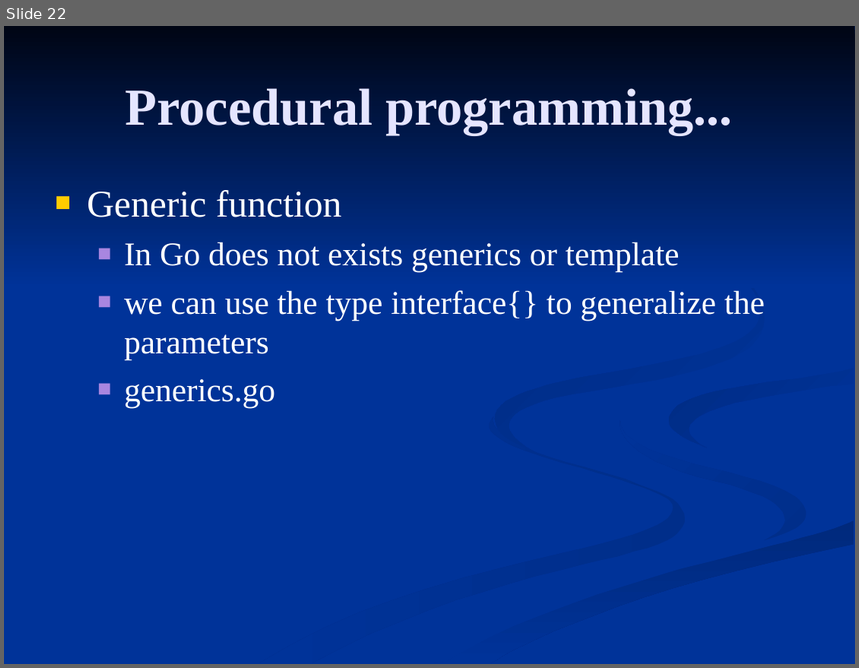
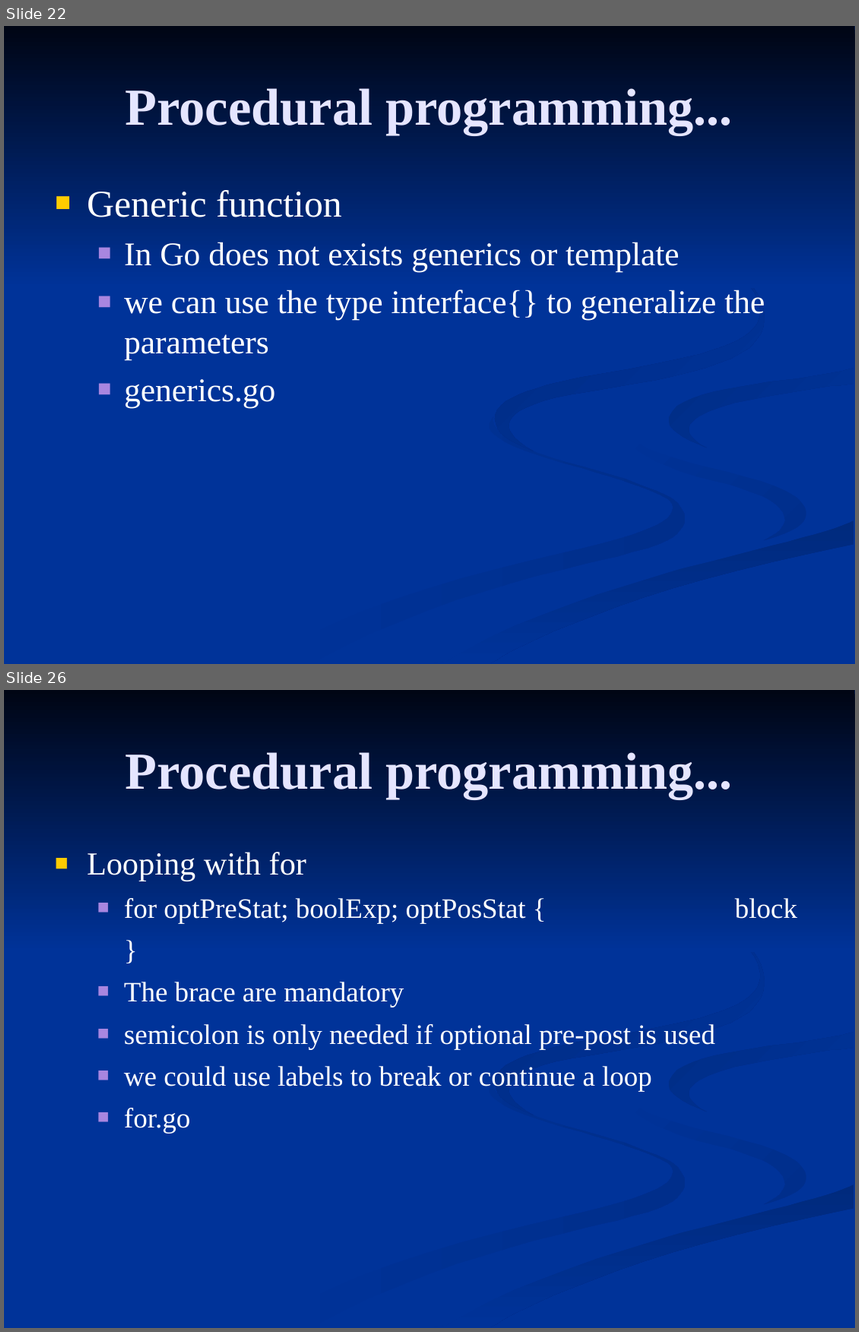
Before and after one commit to FrancoMelandri/GoLang, a slide deck: golang.ppt. Shown one above the other, each under a label of ours: slide 22 before the commit, slides 22 and 26 after it; the slides between them are not shown. The pictures are 859x668 and 859x1332 pixels, drawn with LibreOffice and Linux fonts; fonts in the diff are those of the drawing. Boxes give left, top, right and bottom in pixels: in the first picture for what was removed or moved away, otherwise in the second. Text is boxed around its words. In the diff, an @@ line names an element or a change of style, - is before the commit and + after.

```diff
--- a/golang.ppt
+++ b/golang.ppt
@@ slide 26 added at [4,690,855,1328], background #003399; not listed: 7 template elements that a slide beside it also shows @@
@@ title added at [126,752,733,799], 44 pt, text #E5E5FF, bold @@
+Procedural programming...
@@ text added at [87,852,797,1134], 23.8 pt, text #FFFFFF @@
+■ Looping with for
+  ■ for optPreStat; boolExp; optPosStat { block
+  }
+  ■ The brace are mandatory
+  ■ semicolon is only needed if optional pre-post is used
+  ■ we could use labels to break or continue a loop
+  ■ for.go
@@ slide 22 changed as well @@
@@ freeform shape at [495,224,765,452]: fill gradient #003399 to #002B81 to gradient #002B82 to #003399 @@
```
Also in this commit, not shown: 21 other slides changed, 5 other slides added, 3 other files.
